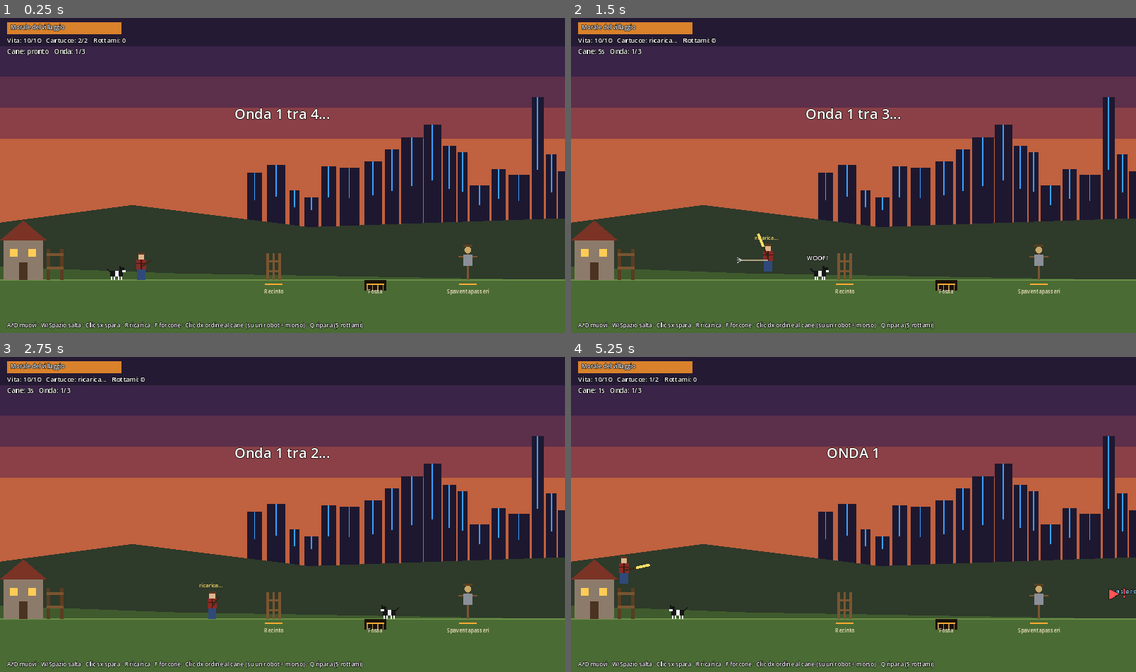
Above: before the commit, frames 1-4 (two rows, left to right).
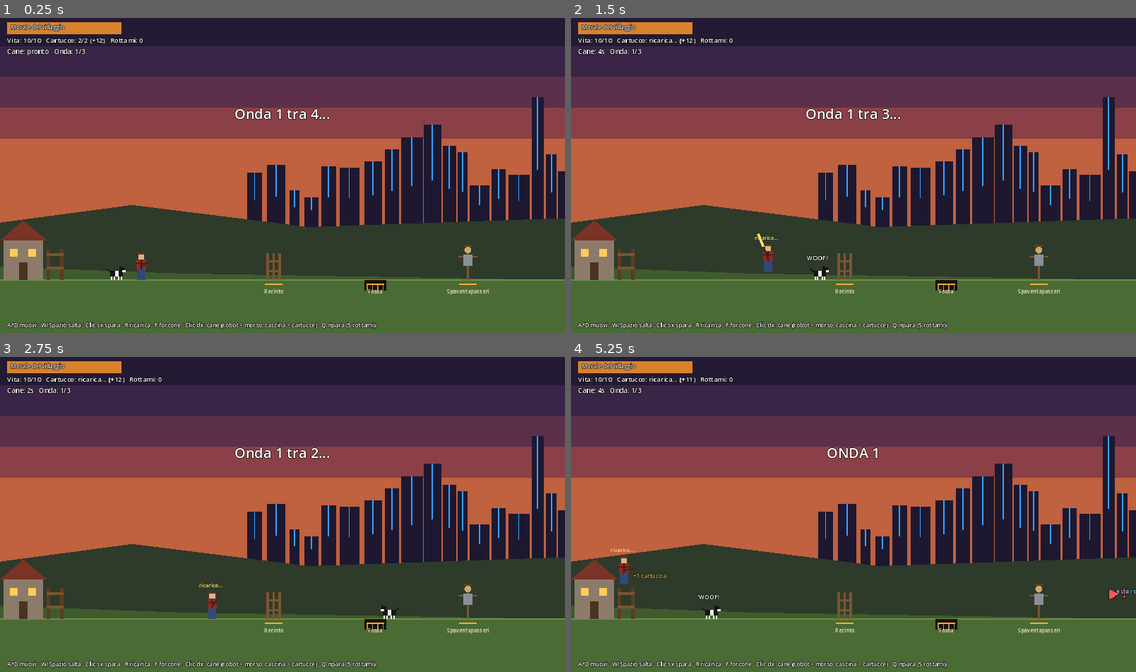
Above: after the commit, the same moments.

Repository: MxxCloud/overlord
Game: Godot game, scene res://scenes/Main.tscn
Two runs of this game, one before a commit and one after it. Both use one fixed random seed, a clock stepped at 60 frames per second and the inputs below.
Inputs (mouse positions are in pixels of both pictures, inside the frame that each line leads up to):
- Up to frame 1 (0.25 s): no input
- Up to frame 2 (1.5 s): tap Enter (riavvia) at 0.5 s; move the mouse to (977, 159) at 0.52 s; hold D (destra) 0.53-1.28 s; right-click (977, 159) at 0.6 s; click (977, 159) at 0.67 s; tap W (salta) at 0.77, 1.07 s; tap F (forcone) at 0.8, 1.35 s; move the mouse to (740, 191) at 1.27 s; hold A (sinistra) from 1.28 s (still down); click (740, 191) at 1.42 s
- Up to frame 3 (2.75 s): tap W (salta) at 1.52, 1.82 s; tap R (ricarica) at 1.55, 2.1 s; move the mouse to (339, 442) at 2.02 s; release A (sinistra) at 2.03 s; hold D (destra) from 2.03 s (still down); click (339, 442) at 2.17 s; tap Q (ripara) at 2.3 s
- Up to frame 4 (5.25 s): move the mouse to (825, 577) at 2.77 s; release D (destra) at 2.78 s; hold Up 2.78-3.53 s; tap Q (ripara) at 2.85 s; tap W (salta) at 3.02, 3.32, 3.77, 3.8, 4.07, 4.35, 4.52, 4.82 s; click (825, 577) at 3.05 s; move the mouse to (1023, 561) at 3.52 s; hold A (sinistra) from 3.53 s (still down); click (1023, 561) at 3.6 s; move the mouse to (684, 464) at 4.27 s; click (684, 464) at 4.42 s; right-click (684, 464) at 4.55 s; move the mouse to (881, 514) at 5.02 s; right-click (881, 514) at 5.1 s; click (881, 514) at 5.17 s

The runs differ from the first frame. In frame 1, 0.5% of the frame differs, in the area x 15-67%, y 6-99%; in frame 2, 0.6%; in frame 3, 0.5%; in frame 4, 0.9%, in the area x 4-67%, y 6-99%.

Commit message:
Rebalance night prototype after first playtest
- Shotgun hits only the first robot in the cone, stronger falloff
- Limited ammo: refill at the farmhouse or via the dog's new fetch order
- Pitchfork now mainly knocks back (low damage, longer cooldown)
- Dog-stunned robots take double damage; shorter dog cooldown
- Drones shoot slow, dodgeable bullets; tougher servants and hounds

Co-Authored-By: Claude Opus 5.5 <noreply@anthropic.com>
Claude-Session: https://claude.ai/code/session_01Lo6c8xdt2ywJZmg2w7NNZo

Diff:
--- a/scripts/dog.gd
+++ b/scripts/dog.gd
@@ -6,15 +6,18 @@
 # Abilità del prototipo (GDD §4.3):
 # - Fiuto: sente i robot prima che entrino nello schermo e abbaia.
 # - Vai!: clic destro su un punto vuoto. Corre lì e raccoglie i rottami.
-# - Morso ai cavi: clic destro su un robot a terra. Lo raggiunge e lo stordisce.
+# - Morso ai cavi: clic destro su un robot a terra. Lo raggiunge e lo stordisce
+#   (un robot stordito subisce danni doppi).
+# - Riporto: clic destro sulla cascina. Corre a prendere cartucce e te le porta.
 extends Node2D
 
 @export var speed := 320.0
 @export var max_hp := 4.0
 @export var bite_stun := 2.5           # secondi di stordimento del morso
 @export var bite_damage := 1.0
-@export var command_cooldown := 5.0    # attesa tra un ordine e l'altro
+@export var command_cooldown := 4.0    # attesa tra un ordine e l'altro
 @export var collect_radius := 70.0
+@export var ammo_fetched := 4          # cartucce portate con il Riporto
 
 var player                             # riferimento al protagonista (lo imposta main.gd)
 var hp := 4.0
@@ -26,6 +29,7 @@
 var _target_enemy = null
 var _bark_label: Label
 var _bark_time := 0.0
+var _carrying := false                 # sta portando le cartucce?
 
 
 func _ready() -> void:
@@ -63,6 +67,13 @@
 	if is_injured() or cooldown > 0:
 		return
 	_target_enemy = null
+	# Clic sulla cascina: va a prendere le cartucce.
+	if pos.x < GameState.GATE_X + 20:
+		state = "riporta"
+		_carrying = false
+		cooldown = command_cooldown
+		bark("WOOF!")
+		return
 	for enemy in get_tree().get_nodes_in_group("enemies"):
 		if not enemy.flying and enemy.center().distance_to(pos) < 50:
 			_target_enemy = enemy
@@ -105,6 +116,15 @@
 			elif _move_to(_target_enemy.position.x, delta, speed) or \
 					abs(_target_enemy.position.x - position.x) < _target_enemy.size.x * 0.5 + 12:
 				_bite(_target_enemy)
+				state = "segui"
+		"riporta":
+			if not _carrying:
+				if _move_to(GameState.GATE_X - 50, delta, speed):
+					_carrying = true
+			elif _move_to(player.position.x, delta, speed):
+				player.add_ammo(ammo_fetched)
+				GameState.spawn_text(position + Vector2(0, -40), "+%d cartucce" % ammo_fetched, Color("ffdd66"))
+				_carrying = false
 				state = "segui"
 		"ferito":
 			_move_to(GameState.GATE_X - 30, delta, speed * 0.4)
@@ -162,5 +182,7 @@
 	draw_rect(Rect2(f * 16 - 3, -22, 7, 5), Color("eeeeee"))        # muso
 	draw_rect(Rect2(f * 12 - 6, -32, 4, 5), body)                   # orecchio
 	draw_line(Vector2(-f * 14, -18), Vector2(-f * 22, -26), body, 3) # coda
+	if _carrying:
+		draw_rect(Rect2(f * 18 - 4, -20, 8, 5), Color("c0392b"))   # scatola di cartucce in bocca
 	for lx in [-11, -5, 5, 11]:
 		draw_rect(Rect2(lx - 1.5, -8, 3, 8), Color("eeeeee"))       # zampe
--- /dev/null
+++ b/scripts/enemies/bullet.gd
@@ -0,0 +1,27 @@
+# Proiettile sparato dai droni. È lento apposta: si può schivare muovendosi
+# o saltando.
+extends Node2D
+
+var velocity := Vector2.ZERO
+var damage := 1.0
+var _life := 3.0
+
+
+func _physics_process(delta: float) -> void:
+	if GameState.finished:
+		queue_free()
+		return
+	position += velocity * delta
+	_life -= delta
+	var player = get_tree().get_first_node_in_group("player")
+	if player != null and player.center().distance_to(position) < 18:
+		player.take_damage(damage)
+		queue_free()
+	elif _life <= 0 or position.y > GameState.GROUND_Y:
+		queue_free()
+	queue_redraw()
+
+
+func _draw() -> void:
+	draw_circle(Vector2.ZERO, 4, Color("ff3355"))
+	draw_circle(Vector2.ZERO, 2, Color("ffccdd"))
--- a/scripts/enemies/drone.gd
+++ b/scripts/enemies/drone.gd
@@ -2,7 +2,12 @@
 # ma lo spaventapasseri lo confonde. Chiede feedback mentre ti invade.
 extends "res://scripts/enemies/enemy.gd"
 
+const BulletScript := preload("res://scripts/enemies/bullet.gd")
+
+var fire_interval := 2.8
+var fire_range := 450.0
 var _time := 0.0
+var _fire_cd := 0.0
 
 
 func _init() -> void:
@@ -25,12 +30,24 @@
 func _ready() -> void:
 	super._ready()
 	_time = randf() * TAU
+	_fire_cd = randf_range(1.0, fire_interval)
 
 
 # Il drone vola in alto e ondeggia.
 func _update_extra(delta: float) -> void:
 	_time += delta * 3.0
 	position.y = GameState.GROUND_Y - 170 + sin(_time) * 8
+	# Spara al protagonista quando è a portata (anche mentre è fermo a
+	# confondersi con lo spaventapasseri). Costringe a muoversi.
+	_fire_cd -= delta
+	if _fire_cd <= 0 and not is_stunned():
+		var player = get_tree().get_first_node_in_group("player")
+		if player != null and abs(player.position.x - position.x) < fire_range:
+			_fire_cd = fire_interval
+			var bullet = BulletScript.new()
+			bullet.position = center()
+			bullet.velocity = (player.center() - center()).normalized() * 260.0
+			get_parent().add_child(bullet)
 
 
 func _draw() -> void:
--- a/scripts/enemies/enemy.gd
+++ b/scripts/enemies/enemy.gd
@@ -67,11 +67,19 @@
 func knockback(pixels: float) -> void:
 	if not trapped:
 		position.x += pixels
+		stun(0.4)  # barcolla un attimo dopo il colpo
+
+
+func is_stunned() -> bool:
+	return _stun_time > 0
 
 
 func take_damage(amount: float) -> void:
 	if _dying:
 		return
+	# Un robot stordito dal cane ha i cavi scoperti: danni doppi.
+	if is_stunned():
+		amount *= 2.0
 	hp -= amount
 	_hit_flash = 0.08
 	if hp <= 0:
--- a/scripts/enemies/segugio.gd
+++ b/scripts/enemies/segugio.gd
@@ -5,7 +5,7 @@
 
 func _init() -> void:
 	kind = "segugio"
-	max_hp = 4.0
+	max_hp = 7.0
 	speed = 110.0
 	jumps_pits = true
 	dps = 3.0
--- a/scripts/enemies/servitore.gd
+++ b/scripts/enemies/servitore.gd
@@ -6,7 +6,7 @@
 # per impostare i valori che lo script base userà.
 func _init() -> void:
 	kind = "servitore"
-	max_hp = 3.0
+	max_hp = 4.0
 	speed = 38.0
 	dps = 2.0
 	morale_damage = 10
--- a/scripts/hud.gd
+++ b/scripts/hud.gd
@@ -40,7 +40,7 @@
 
 	var help := GameState.make_label(
 		"A/D muovi · W/Spazio salta · Clic sx spara · R ricarica · F forcone · " +
-		"Clic dx ordine al cane (su un robot = morso) · Q ripara (5 rottami)", 13)
+		"Clic dx: cane (robot = morso, cascina = cartucce) · Q ripara (5 rottami)", 13)
 	help.position = Vector2(16, 692)
 	add_child(help)
 
@@ -74,7 +74,7 @@
 func _process(_delta: float) -> void:
 	_morale_bar.value = GameState.morale
 
-	var ammo := "ricarica..." if player.is_reloading() else "%d/2" % player.shells
+	var ammo := ("ricarica..." if player.is_reloading() else "%d/2" % player.shells) + " (+%d)" % player.reserve
 	var dog_state := "FERITO" if dog.is_injured() else ("pronto" if dog.cooldown <= 0 else "%.0fs" % ceil(dog.cooldown))
 	_stats.text = "Vita: %d/%d   Cartucce: %s   Rottami: %d\nCane: %s   Onda: %d/%d" % [
 		ceil(player.hp), player.max_hp, ammo, GameState.scrap,
--- a/scripts/player.gd
+++ b/scripts/player.gd
@@ -11,18 +11,23 @@
 @export var jump_velocity := -430.0
 @export var gravity := 1100.0
 @export var max_hp := 10.0
-@export var shotgun_range := 380.0      # portata della doppietta in pixel
-@export var shotgun_spread_deg := 14.0  # apertura del cono di pallini
-@export var shotgun_damage := 2.0
-@export var reload_time := 1.4
-@export var fork_damage := 1.5
+@export var shotgun_range := 360.0      # portata della doppietta in pixel
+@export var shotgun_spread_deg := 12.0  # apertura del cono di pallini
+@export var shotgun_damage := 2.5       # danno a bruciapelo; da lontano cala molto
+@export var reload_time := 1.8
+@export var max_reserve := 12           # cartucce di scorta che puoi portare
+@export var fork_damage := 0.5          # il forcone serve a RESPINGERE, non a uccidere
+@export var fork_knockback := 80.0
 @export var fork_range := 60.0
-@export var fork_cooldown := 0.45
+@export var fork_cooldown := 0.9
+@export var refill_interval := 0.6      # alla cascina: 1 cartuccia ogni tot secondi
 @export var repair_cost := 5            # rottami per riparare una difesa
 @export var pickup_radius := 30.0
 
 var hp := 10.0
 var shells := 2           # colpi in canna (la doppietta ne ha 2)
+var reserve := 12         # cartucce di scorta: quando finiscono, niente ricarica!
+var _refill_cd := 0.0
 var facing := 1           # 1 = guarda a destra, -1 = a sinistra
 var _vel_y := 0.0
 var _on_ground := true
@@ -39,10 +44,16 @@
 	# giocatore con get_tree().get_first_node_in_group("player").
 	add_to_group("player")
 	hp = max_hp
+	reserve = max_reserve
 
 
 func is_dead() -> bool:
 	return hp <= 0
+
+
+# Aggiunge cartucce di scorta (dalla cascina o portate dal cane).
+func add_ammo(amount: int) -> void:
+	reserve = min(max_reserve, reserve + amount)
 
 
 func is_reloading() -> bool:
@@ -94,9 +105,19 @@
 	if _reload_left > 0:
 		_reload_left -= delta
 		if _reload_left <= 0:
-			shells = 2
-	elif Input.is_action_just_pressed("ricarica") and shells < 2:
+			# Ricarica solo quello che c'è nella scorta.
+			var loaded: int = min(2 - shells, reserve)
+			shells += loaded
+			reserve -= loaded
+	elif Input.is_action_just_pressed("ricarica") and shells < 2 and reserve > 0:
 		_reload_left = reload_time
+
+	# Vicino alla cascina si recuperano cartucce, una alla volta.
+	_refill_cd -= delta
+	if position.x < GameState.GATE_X + 70 and reserve < max_reserve and _refill_cd <= 0:
+		_refill_cd = refill_interval
+		add_ammo(1)
+		GameState.spawn_text(center() + Vector2(0, -40), "+1 cartuccia", Color("ffdd66"))
 
 	if Input.is_action_just_pressed("spara"):
 		_shoot()
@@ -120,7 +141,10 @@
 	shells -= 1
 	_flash_time = 0.08
 	var origin := center()
-	# Colpisce tutti i robot dentro un "cono" davanti alla canna.
+	# I pallini si fermano sul PRIMO robot che incontrano: cerchiamo il più
+	# vicino dentro il "cono" davanti alla canna.
+	var best = null
+	var best_dist := INF
 	for enemy in get_tree().get_nodes_in_group("enemies"):
 		var to_enemy: Vector2 = enemy.center() - origin
 		var dist := to_enemy.length()
@@ -130,10 +154,14 @@
 		var extra := rad_to_deg(atan2(enemy.size.y * 0.5, max(dist, 1.0)))
 		if abs(rad_to_deg(_aim.angle_to(to_enemy))) > shotgun_spread_deg + extra:
 			continue
-		# Da lontano la doppietta fa meno danni.
-		var falloff := 1.0 - (dist / shotgun_range) * 0.5
-		enemy.take_damage(shotgun_damage * falloff)
-	if shells == 0:
+		if dist < best_dist:
+			best = enemy
+			best_dist = dist
+	if best != null:
+		# Da lontano la doppietta fa molti meno danni: bisogna avvicinarsi.
+		var falloff := 1.0 - (best_dist / shotgun_range) * 0.8
+		best.take_damage(shotgun_damage * falloff)
+	if shells == 0 and reserve > 0:
 		_reload_left = reload_time
 
 
@@ -146,7 +174,7 @@
 		var dx: float = (enemy.position.x - position.x) * facing
 		if dx > -10 and dx < fork_range + enemy.size.x * 0.5:
 			enemy.take_damage(fork_damage)
-			enemy.knockback(40.0)
+			enemy.knockback(fork_knockback)
 
 
 # Ripara la difesa più vicina spendendo rottami.
--- a/tests/smoke_test.gd
+++ b/tests/smoke_test.gd
@@ -23,6 +23,9 @@
 		main.player._aim = (target.center() - main.player.center()).normalized()
 		main.player._shoot()
 		main.dog.command(target.center())
+	# Ogni tanto manda il cane a prendere cartucce alla cascina.
+	if _frames % 300 == 0:
+		main.dog.command(Vector2(60, 580))
 	if _frames % 50 == 0:
 		main.player._fork()
 		main.player._repair()
Not shown, changed: README.md
